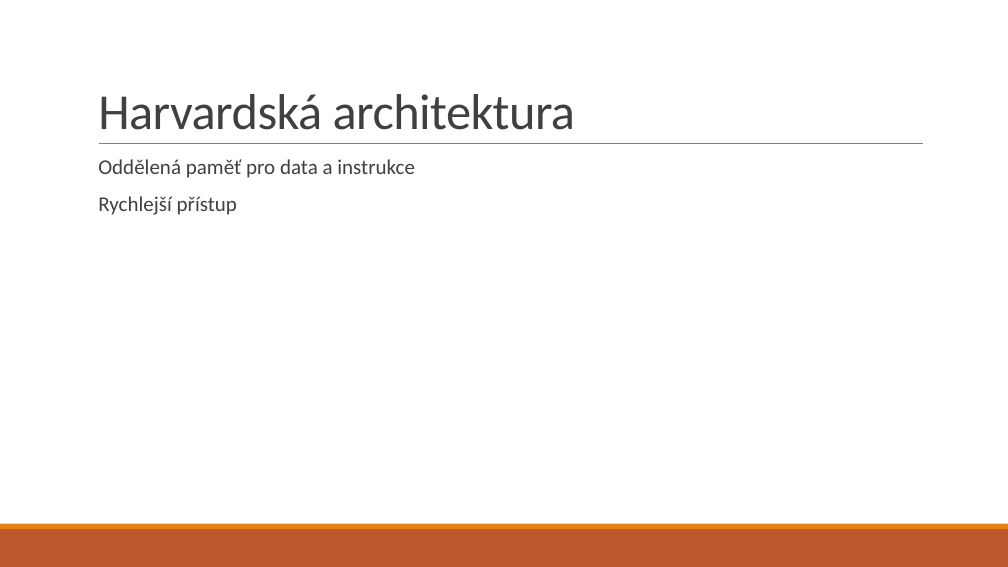
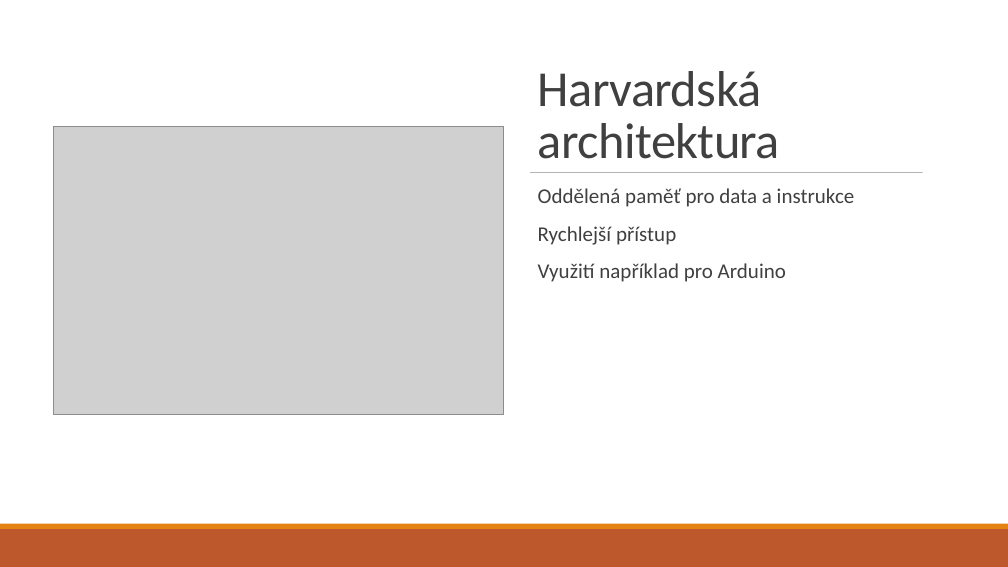
Before and after one commit to dawissl/hradebni-dmg, a slide deck: slide 8 of prezentace/1. ročník/04 - hardware.pptx. Drawn at 1008x567 pixels with LibreOffice and Linux fonts; fonts in the diff are those of the drawing; grey boxes stand for pictures. Boxes give left, top, right and bottom in pixels: in the first picture for what was removed or moved away, otherwise in the second. Text is boxed around its words. In the diff, an @@ line names an element or a change of style, - is before the commit and + after.

```diff
--- a/prezentace/1. ročník/04 - hardware.pptx
+++ b/prezentace/1. ročník/04 - hardware.pptx
@@ rectangle added at (0, 0, 1008, 524), fill #FFFFFF @@
@@ title "Harvardská architektura" rewrapped from (98, 94, 575, 130) to (538, 71, 780, 159) @@
@@ picture added at (53, 126, 504, 415) @@
@@ line removed from (99, 144) to (923, 144) @@
@@ line added from (530, 172) to (923, 172), #808080 0.5 pt @@
@@ text "Oddělená paměť pro data a ...": place and size @@
-text "Oddělená paměť pro data a ..." at (98, 159, 415, 215)
+text "Oddělená paměť pro data a ..." at (538, 188, 855, 282)
@@ text at (538, 263, 786, 282): paragraph added @@
+  Využití například pro Arduino
```
Also in this commit, not shown: 2 other slides changed, 5 slides added.
